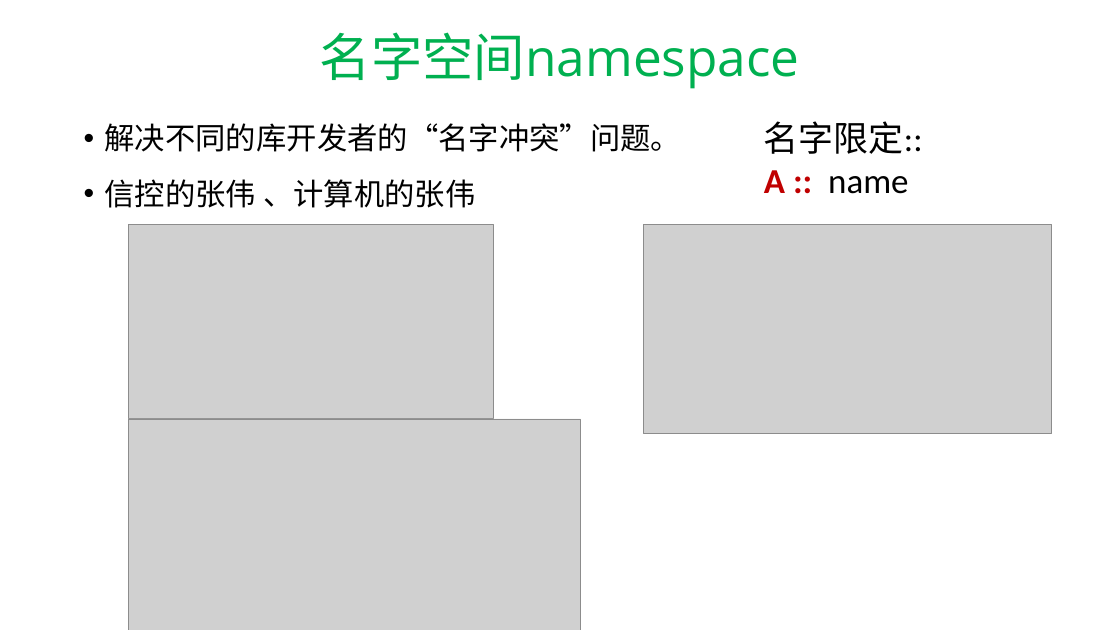
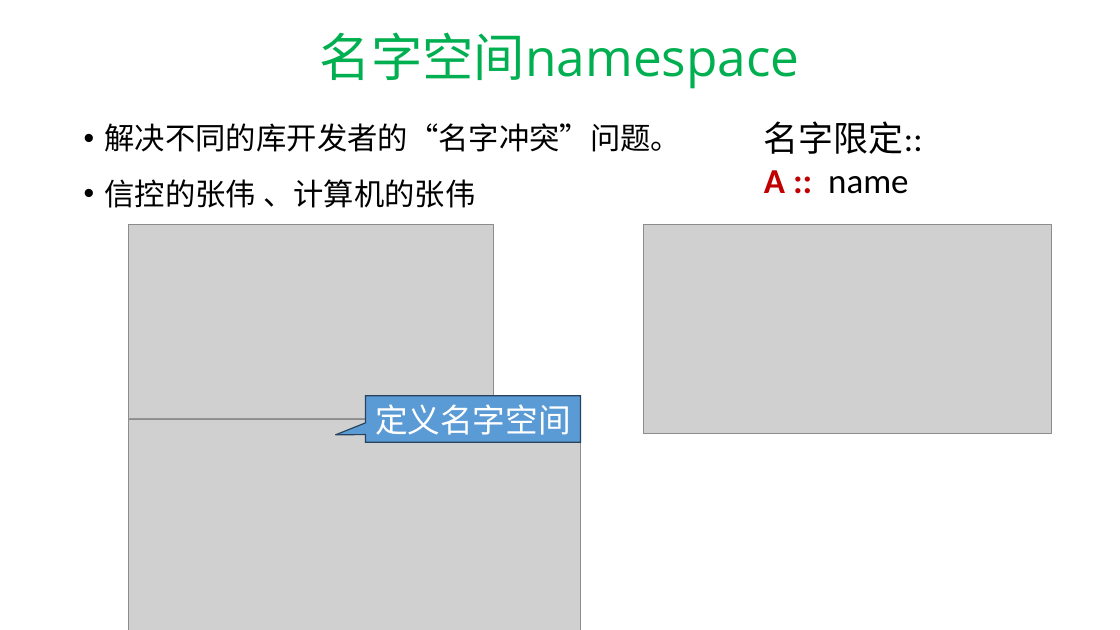
Before and after one commit to hwdong-net/cplusplus17, a slide deck: slide 36 of ppt/1.2 C++程序结构.pptx (slide 35 before the commit). Drawn at 1120x630 pixels with LibreOffice and Linux fonts; fonts in the diff are those of the drawing; grey boxes stand for pictures. Boxes give left, top, right and bottom in pixels: in the first picture for what was removed or moved away, otherwise in the second. Text is boxed around its words. In the diff, an @@ line names an element or a change of style, - is before the commit and + after.

```diff
--- a/ppt/1.2 C++程序结构.pptx
+++ b/ppt/1.2 C++程序结构.pptx
@@ speech box added at box(365, 396, 581, 442), fill #5B9BD5, outline #28445D 1 pt, 28 pt, text #FFFFFF @@
+定义名字空间
```
Also in this commit, not shown: 6 other slides changed, 2 slides added, 1 slide removed.
